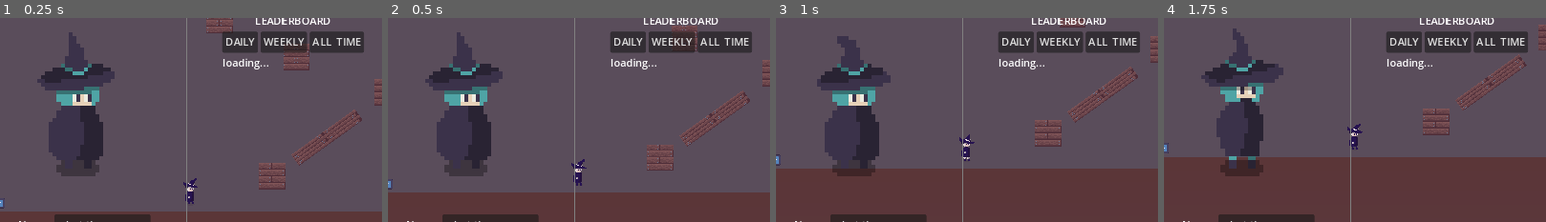
Above: before the commit, frames 1-4 (left to right).
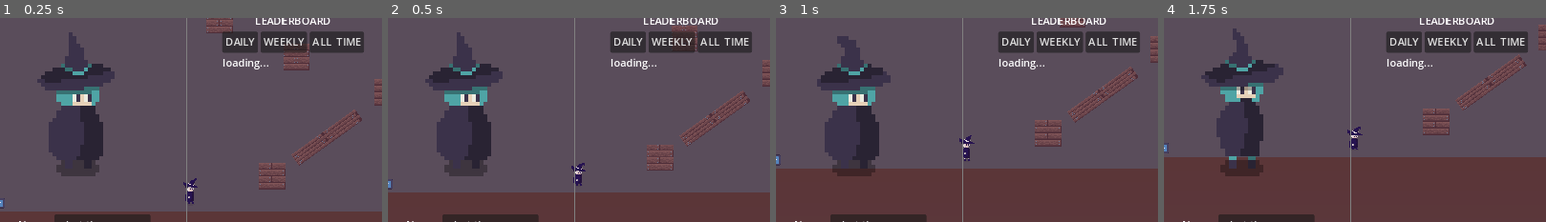
Above: after the commit, the same moments.

Repository: dicemaster5/Summon2Scale
Game: Godot game, scene res://scenes/main.tscn
The game is run twice, just before and just after one commit, with the same random seed, the same clock (stepped at 60 frames per second) and the same inputs. The engine's default icon, where the game draws it, is replaced by a stand-in: a white triangle on a blue panel in a dark square.
Inputs:
- Up to frame 1 (0.25 s): no input
- Up to frame 2 (0.5 s): no input
- Up to frame 3 (1 s): hold D (move_right) from 0.53 s (still down); hold Shift (run) from 0.53 s (still down); tap Space (jump) at 0.77, 0.8 s
- Up to frame 4 (1.75 s): keep holding D (move_right); tap Space (jump) at 1.07, 1.35, 1.52 s; release Shift (run) at 1.28 s; tap Shift (run) at 1.55 s
The pictures show only the part of the screen within x 25-75%, y 18-68%; the shares and areas given below are measured in that part.

Frame 1 is identical in both runs. In frame 2, 0.1% of the frame differs, in the area x 48-52%, y 69-82%; in frame 3, less than 0.1%; in frame 4, 0.2%, in the area x 48-52%, y 51-65%.
Error in both runs: Invalid access to property or key 'scores' on a base object of type 'Nil'. (res://systems/scoreboard.gd:39)

Commit message:
new player animaitons and better values

Diff:
--- a/scenes/player.tscn
+++ b/scenes/player.tscn
@@ -1,9 +1,11 @@
-[gd_scene load_steps=22 format=3 uid="uid://k3xhnojhg2vg"]
+[gd_scene load_steps=35 format=3 uid="uid://k3xhnojhg2vg"]
 
 [ext_resource type="Script" path="res://systems/player.gd" id="1_ydmqw"]
 [ext_resource type="Texture2D" uid="uid://dqs1ils1l7u2u" path="res://assets/wizard_witch/main_character.png" id="2_wjbyj"]
+[ext_resource type="Texture2D" uid="uid://c3qsrayr1q4id" path="res://assets/wizard_witch/main_character_fall.png" id="3_j66ea"]
 [ext_resource type="Texture2D" uid="uid://c4wp3aufi0dop" path="res://assets/wizard_witch/main_character_run.png" id="3_movwh"]
 [ext_resource type="Texture2D" uid="uid://cpnwjmaqevlqs" path="res://assets/wizard_witch/main_character_walk.png" id="4_akljy"]
+[ext_resource type="Texture2D" uid="uid://bdyr1ey6vev5y" path="res://assets/wizard_witch/main_character_jump.png" id="4_m2pk6"]
 
 [sub_resource type="CapsuleShape2D" id="CapsuleShape2D_gy50o"]
 
@@ -30,6 +32,50 @@
 [sub_resource type="AtlasTexture" id="AtlasTexture_gnlxf"]
 atlas = ExtResource("2_wjbyj")
 region = Rect2(64, 128, 64, 64)
+
+[sub_resource type="AtlasTexture" id="AtlasTexture_48xtg"]
+atlas = ExtResource("3_j66ea")
+region = Rect2(128, 0, 64, 64)
+
+[sub_resource type="AtlasTexture" id="AtlasTexture_gk1jg"]
+atlas = ExtResource("3_j66ea")
+region = Rect2(0, 64, 64, 64)
+
+[sub_resource type="AtlasTexture" id="AtlasTexture_5oybq"]
+atlas = ExtResource("3_j66ea")
+region = Rect2(64, 64, 64, 64)
+
+[sub_resource type="AtlasTexture" id="AtlasTexture_ueejh"]
+atlas = ExtResource("3_j66ea")
+region = Rect2(128, 64, 64, 64)
+
+[sub_resource type="AtlasTexture" id="AtlasTexture_f8rsg"]
+atlas = ExtResource("3_j66ea")
+region = Rect2(0, 128, 64, 64)
+
+[sub_resource type="AtlasTexture" id="AtlasTexture_4j7cj"]
+atlas = ExtResource("4_m2pk6")
+region = Rect2(64, 0, 64, 64)
+
+[sub_resource type="AtlasTexture" id="AtlasTexture_kf8qx"]
+atlas = ExtResource("4_m2pk6")
+region = Rect2(128, 0, 64, 64)
+
+[sub_resource type="AtlasTexture" id="AtlasTexture_0faj0"]
+atlas = ExtResource("4_m2pk6")
+region = Rect2(0, 64, 64, 64)
+
+[sub_resource type="AtlasTexture" id="AtlasTexture_1uwii"]
+atlas = ExtResource("4_m2pk6")
+region = Rect2(64, 64, 64, 64)
+
+[sub_resource type="AtlasTexture" id="AtlasTexture_cr2ni"]
+atlas = ExtResource("4_m2pk6")
+region = Rect2(128, 64, 64, 64)
+
+[sub_resource type="AtlasTexture" id="AtlasTexture_ikn6v"]
+atlas = ExtResource("4_m2pk6")
+region = Rect2(0, 128, 64, 64)
 
 [sub_resource type="AtlasTexture" id="AtlasTexture_ha458"]
 atlas = ExtResource("3_movwh")
@@ -90,6 +136,49 @@
 }],
 "loop": true,
 "name": &"Idle",
+"speed": 5.0
+}, {
+"frames": [{
+"duration": 0.6,
+"texture": SubResource("AtlasTexture_48xtg")
+}, {
+"duration": 0.6,
+"texture": SubResource("AtlasTexture_gk1jg")
+}, {
+"duration": 0.6,
+"texture": SubResource("AtlasTexture_5oybq")
+}, {
+"duration": 0.6,
+"texture": SubResource("AtlasTexture_ueejh")
+}, {
+"duration": 0.6,
+"texture": SubResource("AtlasTexture_f8rsg")
+}],
+"loop": true,
+"name": &"falling",
+"speed": 5.0
+}, {
+"frames": [{
+"duration": 0.5,
+"texture": SubResource("AtlasTexture_4j7cj")
+}, {
+"duration": 0.5,
+"texture": SubResource("AtlasTexture_kf8qx")
+}, {
+"duration": 0.5,
+"texture": SubResource("AtlasTexture_0faj0")
+}, {
+"duration": 0.5,
+"texture": SubResource("AtlasTexture_1uwii")
+}, {
+"duration": 0.5,
+"texture": SubResource("AtlasTexture_cr2ni")
+}, {
+"duration": 0.5,
+"texture": SubResource("AtlasTexture_ikn6v")
+}],
+"loop": true,
+"name": &"jump",
 "speed": 5.0
 }, {
 "frames": [{
@@ -135,7 +224,7 @@
 floor_constant_speed = true
 script = ExtResource("1_ydmqw")
 walk_speed = 200.0
-run_speed = 400.0
+run_speed = 275.0
 coyote_frames = 8
 
 [node name="Collider" type="CollisionShape2D" parent="."]
@@ -144,12 +233,14 @@
 [node name="AnimatedSprite2D" type="AnimatedSprite2D" parent="."]
 position = Vector2(0, -5)
 sprite_frames = SubResource("SpriteFrames_vku5n")
-animation = &"Idle"
+animation = &"jump"
 autoplay = "Idle"
-frame_progress = 0.502005
+frame_progress = 0.771629
 
 [node name="CoyoteTimer" type="Timer" parent="."]
 wait_time = 5.0
 one_shot = true
 
+[node name="JumpTimer" type="Timer" parent="."]
+
 [connection signal="timeout" from="CoyoteTimer" to="." method="_on_coyote_timer_timeout"]
--- a/systems/player.gd
+++ b/systems/player.gd
@@ -7,6 +7,8 @@
 
 @onready var animator: AnimatedSprite2D = $AnimatedSprite2D
 @onready var coyote_timer: Timer = $CoyoteTimer
+@onready var jump_timer: Timer = $JumpTimer
+
 
 var move_speed: float
 var jumped: bool
@@ -44,28 +46,32 @@
 				animator.play("walk")
 		else:
 			animator.play("Idle")
+	else: # Falling.
+		if velocity.y > 0:
+			animator.play("falling")
+		elif velocity.y < 0:
+			animator.play("jump")
+			print("playing jump")
 
+	# Start coyote time.
 	if !is_on_floor() and last_floor and !jumped:
 		coyote = true
 		coyote_timer.start()
-		print("Timer Started")
 
+	# Jump
 	if Input.is_action_just_pressed("jump") and (is_on_floor() or coyote):
 		velocity.y = -max_jump_velocity
 		jumped = true
 		coyote = false
 		coyote_timer.stop()
-		print("JUMPED!!!")
 
 	if direction:
 		velocity.x = direction * move_speed
-
 		# Flip character
 		if velocity.x > 0:
 			animator.flip_h = false
 		elif velocity.x < 0:
 			animator.flip_h = true
-
 	else:
 		velocity.x = move_toward(velocity.x, 0, move_speed)
 
